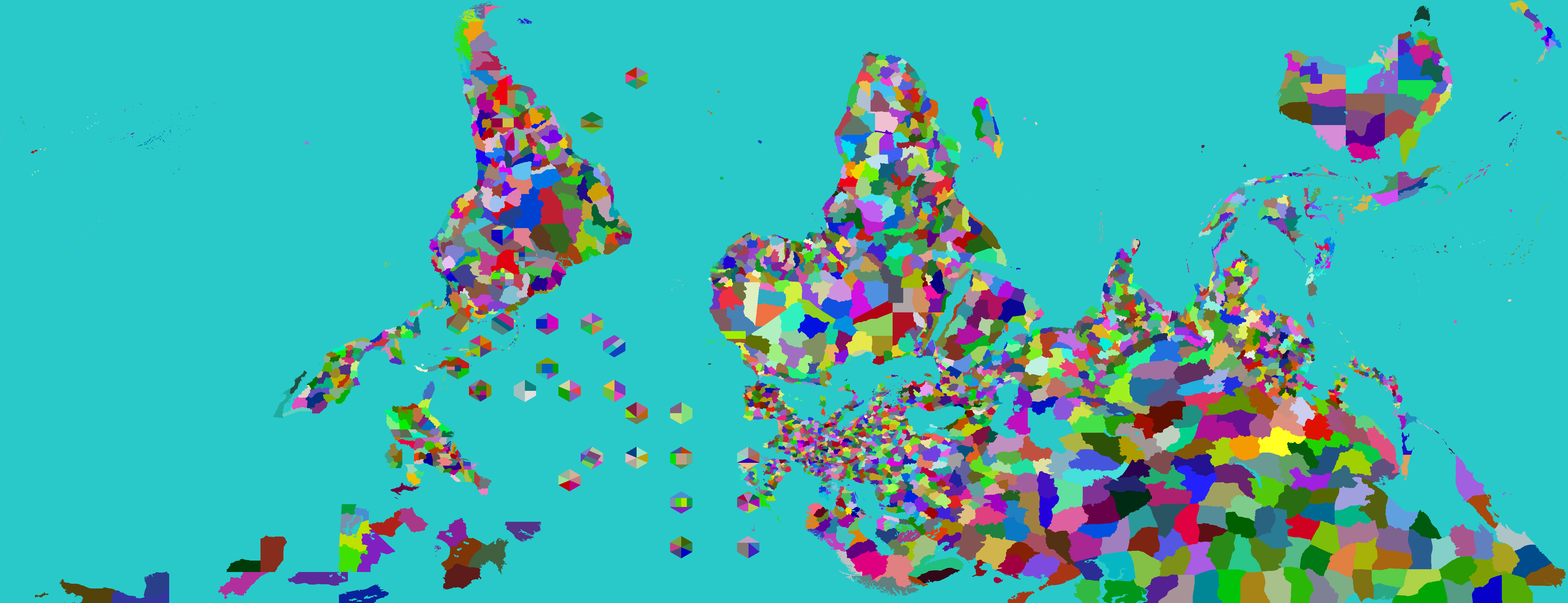
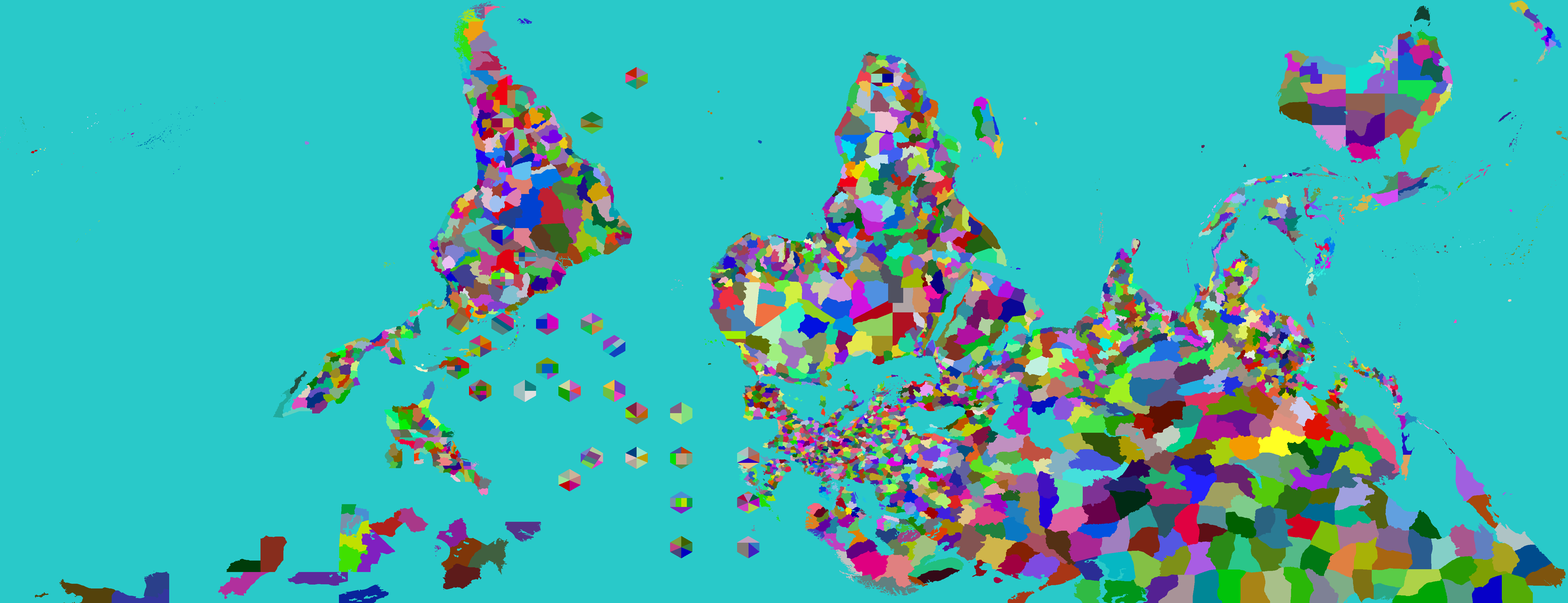
Before/after of a 1568px x 603px layered artwork. What changed in the layer stack:
painted on "Provinces" over [390, 67, 894, 500]
